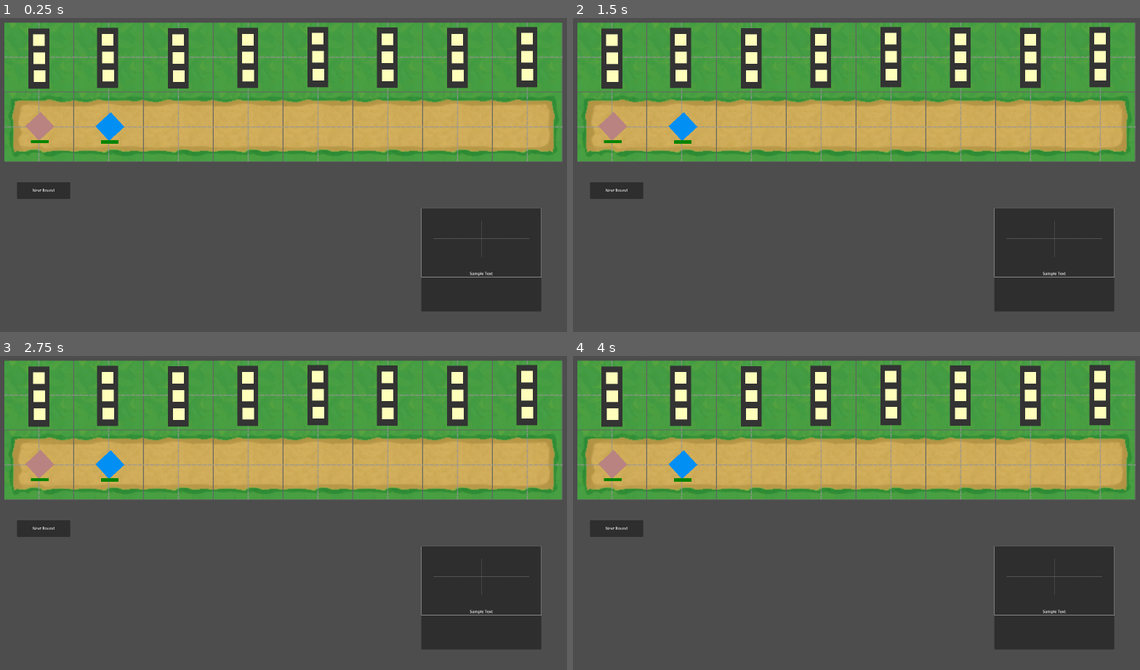
Above: before the commit, frames 1-4 (two rows, left to right).
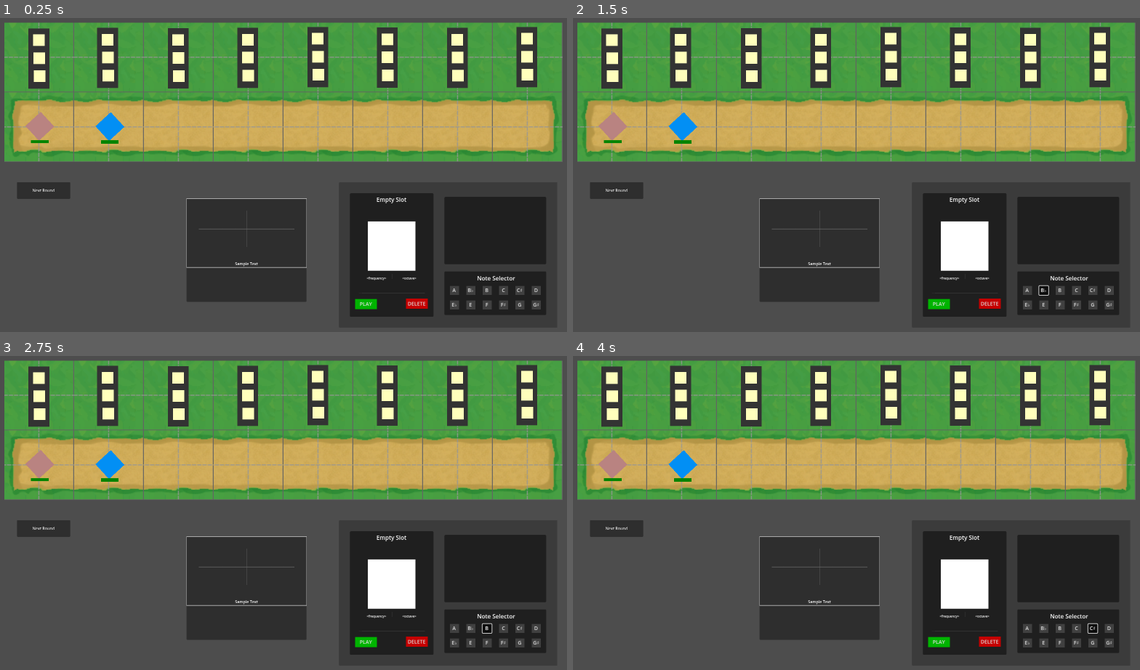
Above: after the commit, the same moments.

Repository: levyy7/Phantom-Frequencies
Game: Godot game, scene res://main_scene.tscn
Two runs of this game, one before a commit and one after it. Both use one fixed random seed, a clock stepped at 60 frames per second and the inputs below.
Inputs (mouse positions are in pixels of both pictures, inside the frame that each line leads up to):
- Up to frame 1 (0.25 s): no input
- Up to frame 2 (1.5 s): click (1026, 291) at 0.5 s, where only the run after the commit has a clickable "A"; click (1043, 291) at 1.25 s, where only the run after the commit has a clickable "B♭"
- Up to frame 3 (2.75 s): click (487, 629) at 2 s, where only the run after the commit has a clickable "B"
- Up to frame 4 (4 s): click (1077, 629) at 2.75 s, where only the run after the commit has a clickable "C"; click (1094, 629) at 3.5 s, where only the run after the commit has a clickable "C♯"

The runs differ from the first frame. In frame 1, 13% of the frame differs, in the area x 32-97%, y 55-96%; in frame 2, 13%; in frame 3, 14%; in frame 4, 14%.

Commit message:
Tower UI finished

Diff:
--- a/main_scene.gd
+++ b/main_scene.gd
@@ -15,6 +15,9 @@
 
 func _ready() -> void:
 	# TODO: make better default enemies
+
+	setup_ui_connections()
+
 	var enemy1 = Enemy.create_enemy(HighFrequencyEnemy.new())
 	var enemy2 = Enemy.create_enemy(HighFrequencyEnemy.new())
 
@@ -23,6 +26,14 @@
 	$Map/TileManager.fill_with_enemies(enemyList)
 	$Map/TileManager.ini_turn(newEnemy)
 
+
+func setup_ui_connections() -> void:
+	var slots = get_tree().get_nodes_in_group("tower_slot")
+
+	print("Enter setup UI")
+	for slot in slots:
+		print("Cycle slot")
+		slot.shooter_changed.connect($"UI frame/TowerUI".slot_selected)
 
 
 # Called every frame. 'delta' is the elapsed time since the previous frame.
--- a/main_scene.tscn
+++ b/main_scene.tscn
@@ -1,7 +1,8 @@
-[gd_scene load_steps=4 format=3 uid="uid://c5xwbhovlmtqx"]
+[gd_scene load_steps=5 format=3 uid="uid://c5xwbhovlmtqx"]
 
 [ext_resource type="Script" path="res://main_scene.gd" id="1_b5ekj"]
 [ext_resource type="PackedScene" uid="uid://bwewojuo0ysex" path="res://map/Map8.tscn" id="3_4x4u7"]
+[ext_resource type="PackedScene" uid="uid://b67t084jvaek4" path="res://ui/TowerUI.tscn" id="3_u5air"]
 [ext_resource type="PackedScene" uid="uid://bmnvyryt3yep8" path="res://visualization_pane/v_box_container.tscn" id="3_yt8cq"]
 
 [node name="MainScene" type="Node2D"]
@@ -25,10 +26,22 @@
 
 [node name="VBoxContainer" parent="UI frame" instance=ExtResource("3_yt8cq")]
 layout_mode = 0
-offset_left = 1716.0
-offset_top = 127.0
-offset_right = 2211.0
-offset_bottom = 553.0
+offset_left = 747.0
+offset_top = 87.0
+offset_right = 1242.0
+offset_bottom = 513.0
+
+[node name="TowerUI" parent="UI frame" instance=ExtResource("3_u5air")]
+anchors_preset = 0
+anchor_right = 0.0
+anchor_bottom = 0.0
+offset_left = 1376.0
+offset_top = 20.0
+offset_right = 1376.0
+offset_bottom = 20.0
+grow_horizontal = 1
+grow_vertical = 1
+scale = Vector2(1.5, 1.5)
 
 [node name="Map" parent="." instance=ExtResource("3_4x4u7")]
 position = Vector2(45, 62)
--- a/towers/TowerSlot.tscn
+++ b/towers/TowerSlot.tscn
@@ -2,7 +2,8 @@
 
 [ext_resource type="Script" path="res://towers/tower_slot.gd" id="1_elfc6"]
 
-[node name="ColorRect" type="ColorRect"]
+[node name="ColorRect" type="ColorRect" groups=["pausable", "tower_slot"]]
+z_index = 5
 offset_right = 40.0
 offset_bottom = 40.0
 color = Color(1, 1, 0.737255, 1)
@@ -17,4 +18,15 @@
 grow_horizontal = 2
 grow_vertical = 2
 
+[node name="Outline" type="ColorRect" parent="."]
+visible = false
+z_index = -1
+layout_mode = 0
+offset_left = -4.0
+offset_top = -4.0
+offset_right = 36.0
+offset_bottom = 36.0
+scale = Vector2(1.2, 1.2)
+color = Color(0.701961, 1, 0, 1)
+
 [connection signal="gui_input" from="Control" to="." method="_on_control_gui_input"]
--- a/towers/tower_slot.gd
+++ b/towers/tower_slot.gd
@@ -33,15 +33,8 @@
 func _on_control_gui_input(mouse_event: InputEvent) -> void:
 	if mouse_event is InputEventMouseButton:
 		if mouse_event.button_index == MOUSE_BUTTON_LEFT and mouse_event.is_released():
-			if has_shooter():
-				var should_remain = current_shooter.next_frequency()
-
-				if not should_remain:
-					remove_shooter()
-				shooter_changed.emit(self)
-			else:
-				add_shooter("A")
-				shooter_changed.emit(self)
+			print("Click recieved")
+			shooter_changed.emit(self)
 
 func shoot_bullet(target: PathTile, soundOn: bool):
 	if has_shooter():
--- a/towers/tower_slot_group.gd
+++ b/towers/tower_slot_group.gd
@@ -2,6 +2,7 @@
 extends Node2D
 
 signal hovered_frequency_change(f: Array[Frequency])
+signal tower_slot_group_selected(tower_slot_group: TowerSlotGroup)
 
 func tower_slot_children() -> Array[TowerSlot]:
 	var tower_slots: Array[TowerSlot] = []
@@ -10,6 +11,12 @@
 			tower_slots.append(node)
 	return tower_slots
 
+
+func _on_control_gui_input(mouse_event: InputEvent) -> void:
+	if mouse_event is InputEventMouseButton:
+		if mouse_event.button_index == MOUSE_BUTTON_LEFT and mouse_event.is_released():
+			print("Click recieved")
+			tower_slot_group_selected.emit(self)
 
 func _on_hovered():
 	hovered_frequency_change.emit(selected_frequencies())
--- a/ui/TowerUI.tscn
+++ b/ui/TowerUI.tscn
@@ -1,6 +1,9 @@
-[gd_scene load_steps=5 format=3 uid="uid://b67t084jvaek4"]
+[gd_scene load_steps=6 format=3 uid="uid://b67t084jvaek4"]
 
 [ext_resource type="Script" path="res://ui/tower_ui.gd" id="1_l8krk"]
+
+[sub_resource type="StyleBoxFlat" id="StyleBoxFlat_h741e"]
+bg_color = Color(0.23212, 0.23212, 0.23212, 1)
 
 [sub_resource type="StyleBoxFlat" id="StyleBoxFlat_lieur"]
 bg_color = Color(0, 0.705882, 0, 1)
@@ -24,40 +27,32 @@
 
 [node name="PanelContainer" type="PanelContainer" parent="."]
 layout_direction = 1
-layout_mode = 1
-anchors_preset = -1
+layout_mode = 0
+offset_right = 600.0
+offset_bottom = 400.0
+
+[node name="Panel" type="Panel" parent="PanelContainer"]
+layout_mode = 2
+theme_override_styles/panel = SubResource("StyleBoxFlat_h741e")
+
+[node name="PanelContainer" type="PanelContainer" parent="PanelContainer/Panel"]
+layout_direction = 1
+layout_mode = 0
+offset_left = 30.0
+offset_top = 30.0
+offset_right = 260.0
+offset_bottom = 370.0
+
+[node name="Information Panel" type="Panel" parent="PanelContainer/Panel/PanelContainer"]
+layout_mode = 2
+
+[node name="Tower Name" type="Label" parent="PanelContainer/Panel/PanelContainer/Information Panel"]
+layout_mode = 1
+anchors_preset = 10
 anchor_right = 1.0
-anchor_bottom = 1.0
+offset_top = 5.0
+offset_bottom = 28.0
 grow_horizontal = 2
-grow_vertical = 2
-
-[node name="Panel" type="Panel" parent="PanelContainer"]
-layout_mode = 2
-
-[node name="PanelContainer" type="PanelContainer" parent="PanelContainer/Panel"]
-layout_mode = 1
-anchors_preset = -1
-anchor_left = 0.056
-anchor_top = 0.083
-anchor_right = 0.444
-anchor_bottom = 0.917
-offset_left = -0.16
-offset_top = 0.079998
-offset_right = 0.159988
-offset_bottom = -0.0800171
-
-[node name="Information Panel" type="Panel" parent="PanelContainer/Panel/PanelContainer"]
-layout_mode = 2
-
-[node name="Tower Name" type="Label" parent="PanelContainer/Panel/PanelContainer/Information Panel"]
-layout_mode = 1
-anchors_preset = -1
-anchor_left = 0.071
-anchor_top = 0.025
-anchor_right = 0.929
-anchor_bottom = 0.15
-offset_left = 0.0599995
-offset_right = -0.0599976
 text = "Empty Slot"
 horizontal_alignment = 1
 vertical_alignment = 1
@@ -113,6 +108,7 @@
 default_color = Color(0.235732, 0.235732, 0.235732, 1)
 
 [node name="Play Button" type="Button" parent="PanelContainer/Panel/PanelContainer/Information Panel"]
+layout_mode = 0
 offset_left = 13.56
 offset_top = 290.72
 offset_right = 73.56
@@ -122,6 +118,7 @@
 text = "PLAY"
 
 [node name="Delete Button" type="Button" parent="PanelContainer/Panel/PanelContainer/Information Panel"]
+layout_mode = 0
 offset_left = 153.56
 offset_top = 289.72
 offset_right = 213.56
@@ -162,6 +159,7 @@
 text = "A"
 
 [node name="Button2" type="Button" parent="PanelContainer/Panel/PanelContainer2/Tower Change Panel"]
+layout_mode = 0
 offset_left = 60.0
 offset_top = 40.0
 offset_right = 85.0
@@ -172,6 +170,7 @@
 text = "B♭"
 
 [node name="Button3" type="Button" parent="PanelContainer/Panel/PanelContainer2/Tower Change Panel"]
+layout_mode = 0
 offset_left = 105.0
 offset_top = 40.0
 offset_right = 130.0
@@ -182,6 +181,7 @@
 text = "B"
 
 [node name="Button4" type="Button" parent="PanelContainer/Panel/PanelContainer2/Tower Change Panel"]
+layout_mode = 0
 offset_left = 150.0
 offset_top = 40.0
 offset_right = 175.0
@@ -192,6 +192,7 @@
 text = "C"
 
 [node name="Button5" type="Button" parent="PanelContainer/Panel/PanelContainer2/Tower Change Panel"]
+layout_mode = 0
 offset_left = 195.0
 offset_top = 40.0
 offset_right = 220.0
@@ -202,6 +203,7 @@
 text = "C♯"
 
 [node name="Button6" type="Button" parent="PanelContainer/Panel/PanelContainer2/Tower Change Panel"]
+layout_mode = 0
 offset_left = 240.0
 offset_top = 40.0
 offset_right = 265.0
@@ -212,6 +214,7 @@
 text = "D"
 
 [node name="Button7" type="Button" parent="PanelContainer/Panel/PanelContainer2/Tower Change Panel"]
+layout_mode = 0
 offset_left = 15.0
 offset_top = 80.0
 offset_right = 40.0
@@ -222,6 +225,7 @@
 text = "E♭"
 
 [node name="Button8" type="Button" parent="PanelContainer/Panel/PanelContainer2/Tower Change Panel"]
+layout_mode = 0
 offset_left = 60.0
 offset_top = 80.0
 offset_right = 85.0
@@ -232,6 +236,7 @@
 text = "E"
 
 [node name="Button9" type="Button" parent="PanelContainer/Panel/PanelContainer2/Tower Change Panel"]
+layout_mode = 0
 offset_left = 105.0
 offset_top = 80.0
 offset_right = 130.0
@@ -242,6 +247,7 @@
 text = "F"
 
 [node name="Button10" type="Button" parent="PanelContainer/Panel/PanelContainer2/Tower Change Panel"]
+layout_mode = 0
 offset_left = 150.0
 offset_top = 80.0
 offset_right = 175.0
@@ -252,6 +258,7 @@
 text = "F♯"
 
 [node name="Button11" type="Button" parent="PanelContainer/Panel/PanelContainer2/Tower Change Panel"]
+layout_mode = 0
 offset_left = 195.0
 offset_top = 80.0
 offset_right = 220.0
@@ -262,6 +269,7 @@
 text = "G"
 
 [node name="Button12" type="Button" parent="PanelContainer/Panel/PanelContainer2/Tower Change Panel"]
+layout_mode = 0
 offset_left = 240.0
 offset_top = 80.0
 offset_right = 265.0
@@ -281,3 +289,6 @@
 
 [node name="Visualization Panel" type="Panel" parent="PanelContainer/Panel/PanelContainer3"]
 layout_mode = 2
+
+[connection signal="pressed" from="PanelContainer/Panel/PanelContainer/Information Panel/Play Button" to="." method="_on_play_button_pressed"]
+[connection signal="pressed" from="PanelContainer/Panel/PanelContainer/Information Panel/Delete Button" to="." method="_on_delete_button_pressed"]
--- a/ui/tower_ui.gd
+++ b/ui/tower_ui.gd
@@ -2,12 +2,11 @@
 extends Control
 
 
-var currentSlot = null
-var currentTower = null
+var currentSlot: TowerSlot = null
+var currentTower: Shooter = null
 var changeButtons = []
 
-@onready var infoPanel = $"PanelContainer/Panel/PanelContainer3/Visualization Panel"
-
+@onready var infoPanel = $"PanelContainer/Panel/PanelContainer/Information Panel"
 
 
 # Called when the node enters the scene tree for the first time.
@@ -23,10 +22,18 @@
 
 
 func slot_selected(slot: TowerSlot) -> void:
+	print("Signal recieved")
+	if currentSlot != null:
+		currentSlot.get_node("Outline").visible = false
 	currentSlot = slot
+	currentSlot.get_node("Outline").visible = true
+
+	currentTower = null
 
 	if slot.has_shooter():
 		load_tower_info(slot.current_shooter)
+	else:
+		load_default_info()
 
 
 func load_tower_info(tower: Shooter) -> void:
@@ -41,7 +48,12 @@
 
 
 func load_default_info() -> void:
-	pass
+	infoPanel.get_node("Tower Name").text = "Empty Slot"
+	infoPanel.get_node("Frequency").text  = "<frequency>"
+	infoPanel.get_node("Octave").text     = "<octave>"
+
+	for button in changeButtons:
+		button.button_pressed = false
 
 
 func _on_change_button_pressed(pressed_button):
@@ -57,17 +69,18 @@
 		else:
 			currentSlot.add_shooter(pressed_button.text)
 			currentTower = currentSlot.current_shooter
+			assert(currentTower != null)
 
 		load_tower_info(currentTower)
 
 
-func _on_play_button_pressed(pressed_button):
+func _on_play_button_pressed():
 	assert(currentTower != null)
 
 	currentTower.play_current_note()
 
 
-func _on_delete_button_pressed(pressed_button):
+func _on_delete_button_pressed():
 	assert(currentTower != null)
 
 	currentSlot.remove_shooter()
